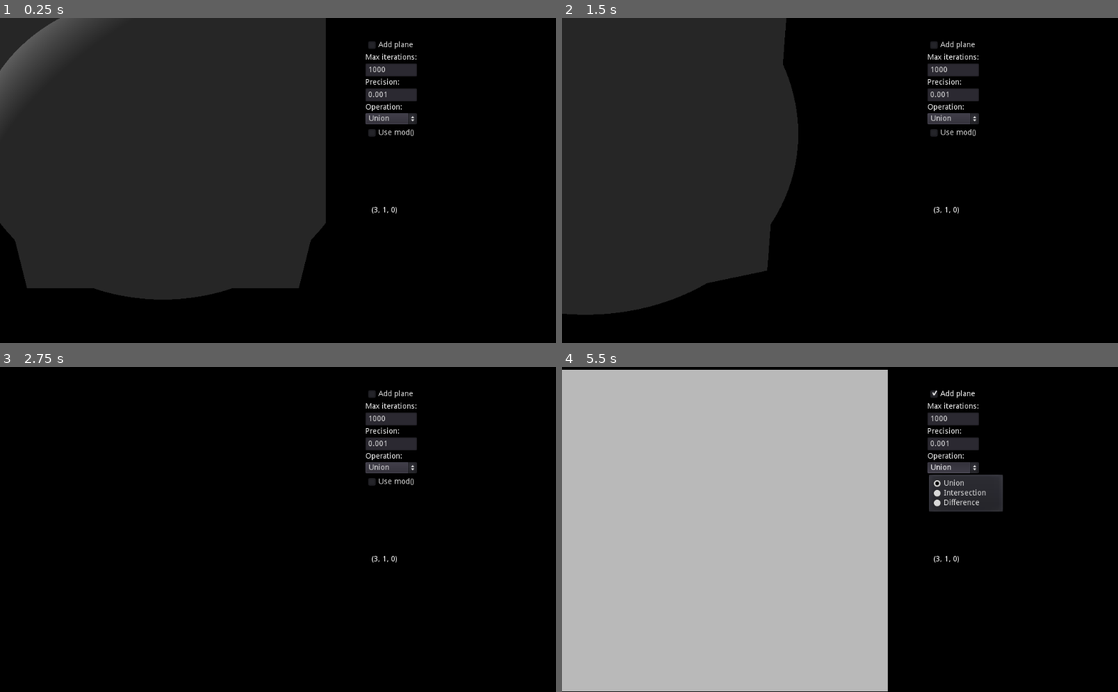
Above: before the commit, frames 1-4 (two rows, left to right).
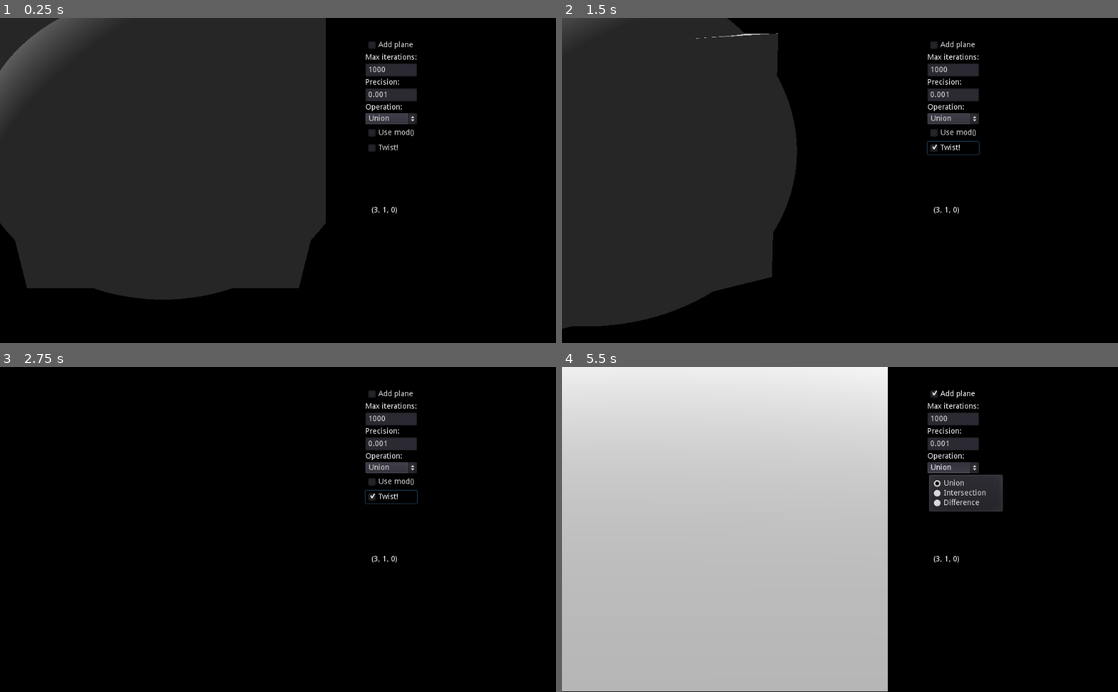
Above: after the commit, the same moments.

Repository: Castux/code-club
Game: Godot game, scene res://Raymarching/Raymarching.tscn
The game is run twice, just before and just after one commit, with the same random seed, the same clock (stepped at 60 frames per second) and the same inputs. This scene is started directly instead of the project's main scene.
Inputs (mouse positions are in pixels of both pictures, inside the frame that each line leads up to):
- Up to frame 1 (0.25 s): no input
- Up to frame 2 (1.5 s): click (951, 148) at 0.5 s, where only the run after the commit has a clickable "Twist!"; hold Right from 1.28 s (still down); hold Q from 1.28 s (still down)
- Up to frame 3 (2.75 s): release Right at 2.03 s; release Q at 2.03 s; hold Down from 2.03 s (still down); tap Q at 2.1 s
- Up to frame 4 (5.5 s): release Down at 2.75 s; click "Add plane" at 2.75 s; click "Union" at 3.5 s; hold Right 4.28-5.03 s; hold Q 4.28-5.03 s; hold Up from 5.03 s (still down); tap Q at 5.1 s

The runs differ from the first frame. In frame 1, less than 0.1% of the frame differs, in the area x 66-72%, y 38-42%; in frame 2, 2.5%; in frame 3, 0.1%; in frame 4, 14%, in the area x 0-59%, y 0-27%.

Commit message:
Time twist!

Diff:
--- a/shadertoys/Raymarching/Raymarching.gd
+++ b/shadertoys/Raymarching/Raymarching.gd
@@ -4,6 +4,8 @@
 var direction = Vector3(0,-0.5,1);
 var speed = 2
 var rotSpeed = 2 * PI * 0.25
+
+var twistStart = -1
 
 # Called when the node enters the scene tree for the first time.
 func _ready():
@@ -47,6 +49,21 @@
 	$Canvas.material.set_shader_param("op", float($Buttons/Op.selected))
 	$Canvas.material.set_shader_param("useMod", float($Buttons/UseMod.pressed))
 
+	var twistAmount = 0
+	if(twistStart > 0):
+		twistAmount = OS.get_ticks_msec() - twistStart
+		twistAmount = sin(twistAmount / (8 * 1000.0) * 2 * PI) * (2 * PI / 6)
+
+	$Canvas.material.set_shader_param("twist", twistAmount)
+
+
 func unfocus():
 	set_focus_mode(Control.FOCUS_ALL);
 	grab_focus();
+
+
+func _on_Twist_toggled(button_pressed):
+	if(button_pressed):
+		twistStart = OS.get_ticks_msec()
+	else:
+		twistStart = -1
--- a/shadertoys/Raymarching/Raymarching.shader
+++ b/shadertoys/Raymarching/Raymarching.shader
@@ -8,8 +8,35 @@
 uniform int maxIter = 1000;
 uniform float precision = 0.001;
 uniform bool useMod = false;
+uniform float twist = 0.0;
 
 uniform int op = 0;
+
+mat3 rotationMatrix(vec3 axis, float angle)
+{
+    axis = normalize(axis);
+    float s = sin(angle);
+    float c = cos(angle);
+    float oc = 1.0 - c;
+
+	vec3 col1 = vec3(
+		oc * axis.x * axis.x + c,
+		oc * axis.x * axis.y + axis.z * s,
+		oc * axis.z * axis.x - axis.y * s);
+
+	vec3 col2 = vec3(
+		oc * axis.x * axis.y - axis.z * s,
+		oc * axis.y * axis.y + c,
+		oc * axis.y * axis.z + axis.x * s);
+
+	vec3 col3 = vec3(
+	oc * axis.z * axis.x + axis.y * s,
+	oc * axis.y * axis.z - axis.x * s,
+	oc * axis.z * axis.z + c);
+
+
+    return mat3(col1, col2, col3);
+}
 
 float union(float d1, float d2)
 {
@@ -44,6 +71,12 @@
 
 float distanceFunction(vec3 pos)
 {
+	float twoPi = 6.28318530718;
+
+	// twist!
+	pos = rotationMatrix(vec3(0,0,1), pos.z / 200.0 * twoPi * twist) * pos;
+
+
 	if(useMod)
 	{
 		pos = mod(pos, vec3(6.0,0,6.0));
--- a/shadertoys/Raymarching/Raymarching.tscn
+++ b/shadertoys/Raymarching/Raymarching.tscn
@@ -12,6 +12,7 @@
 shader_param/maxIter = 1000
 shader_param/precision = 0.001
 shader_param/useMod = false
+shader_param/twist = 0.0
 shader_param/op = 0
 shader_param/ambiant = 0.15
 
@@ -98,5 +99,12 @@
 margin_bottom = 186.0
 text = "Use mod()"
 
+[node name="Twist" type="CheckBox" parent="Buttons"]
+margin_top = 190.0
+margin_right = 95.0
+margin_bottom = 214.0
+text = "Twist!"
+
 [connection signal="mouse_entered" from="Background" to="." method="unfocus"]
 [connection signal="mouse_entered" from="Canvas" to="." method="unfocus"]
+[connection signal="toggled" from="Buttons/Twist" to="." method="_on_Twist_toggled"]
